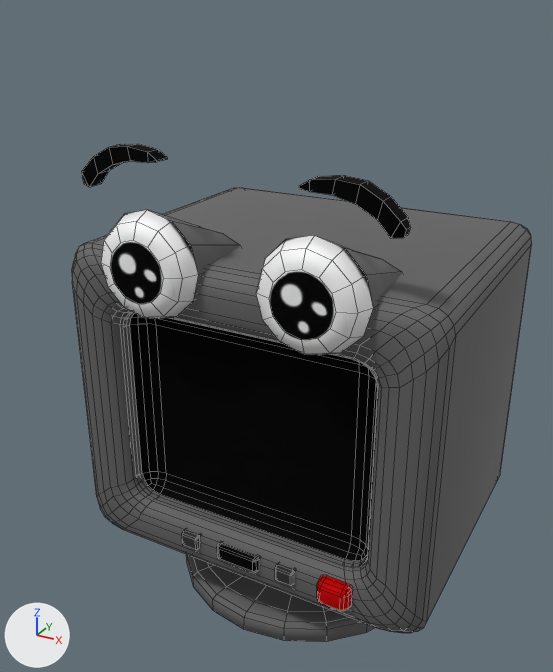
Two versions of the FBX model Assets/Core/Meshes/Monitor.fbx, one commit apart.
One viewpoint serves both versions: a 50 mm camera at (1.61, -3.31, 3.03) aimed at (-0.12, -0.17, 1.46). The lights are fixed; the arrows at lower left show +X, +Y and +Z. Mesh edges are drawn as thin lines. Where no turn or scale is listed for an object, it has been applied to the vertices.

In view in the first picture: 'Base', 'PhatCRT', 'Screen'.
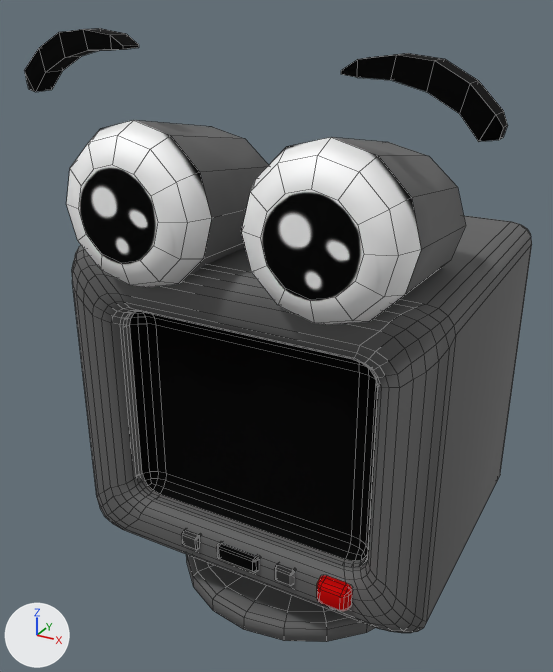
Commit message: made monitors cuter

Patch to the scene script:
```diff
--- a/Assets/Core/Meshes/Monitor.fbx.py
+++ b/Assets/Core/Meshes/Monitor.fbx.py
@@ me_cube_001 @@
 # used by ob_phatcrt; location = (-0.015, 0.0, 0.172)
-me_cube_001.from_pydata(...)  # 808 vertices, 737 faces; spans x -0.94..0.94, y -0.87..0.77, z 0.0..2.31
+me_cube_001.from_pydata(...)  # 808 vertices, 737 faces; spans x -0.98..1.06, y -0.94..0.77, z 0.0..2.75
+# me_cube_001 part 1: the loose piece of 28 vertices spanning x -0.73..-0.31, y -0.81..-0.73, z 2.12..2.31 is scaled about its middle by 1.33, then moved by (-0.19, 0.0, 0.41)
+# me_cube_001 part 2: the loose piece of 28 vertices spanning x 0.34..0.76, y -0.81..-0.72, z 2.08..2.27 is scaled about its middle by 1.33, then moved by (0.23, 0.0, 0.39)
+# me_cube_001 part 3: 96 of 808 vertices moved; they spanned x -0.65..0.64, y -0.87..-0.37, z 1.54..2.04 and now span x -0.78..0.82, y -0.94..-0.22, z 1.69..2.41; mean shift (0.03, 0.0, 0.26); largest move (0.39, -0.37, 1.87) -> (0.46, -0.22, 2.31)
 me_cube_001.materials.append(mat_material_002)
```

Pixel boxes (x1, y1, x2, y2) of what changed, in the pictures (553 x 672 px; the box of a moved part takes in the faces that stretch with it):
'PhatCRT', reshaped (10% wider, 24% taller): before (72, 144, 532, 633); after (25, 28, 532, 633)
part 1 of me_cube_001, moved or reshaped: before (82, 144, 167, 187); after (25, 28, 139, 92)
part 2 of me_cube_001, moved or reshaped: before (299, 175, 410, 238); after (341, 53, 508, 141)
part 3 of me_cube_001, moved or reshaped: before (101, 210, 402, 355); after (67, 120, 466, 325)
